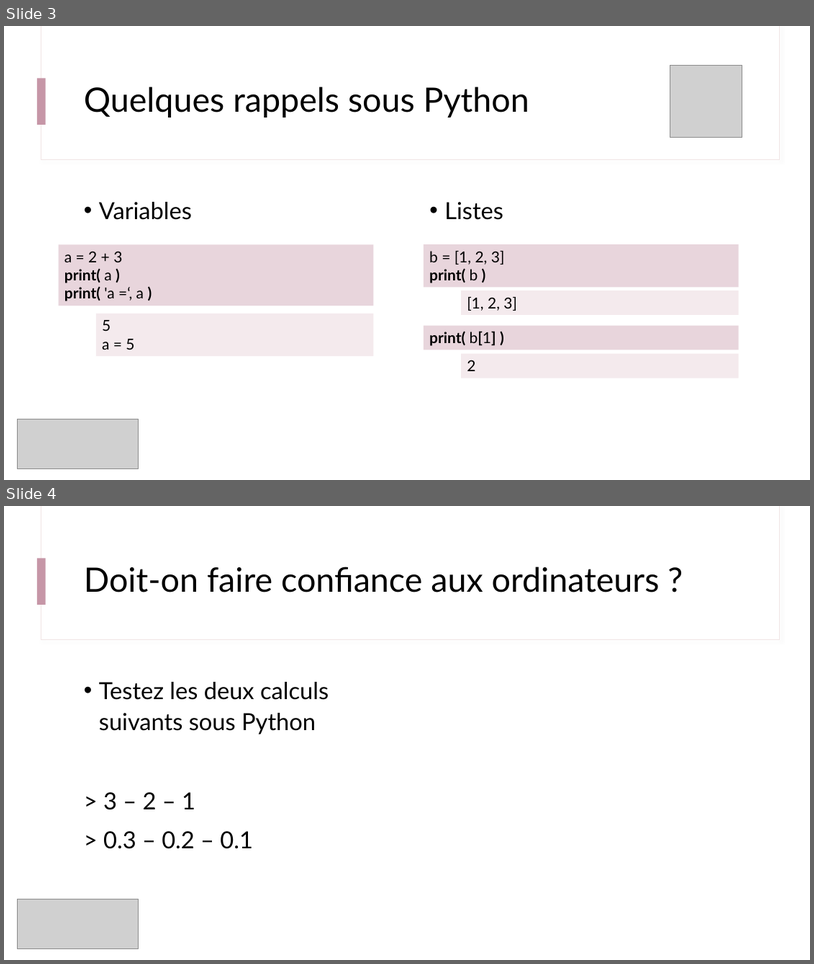
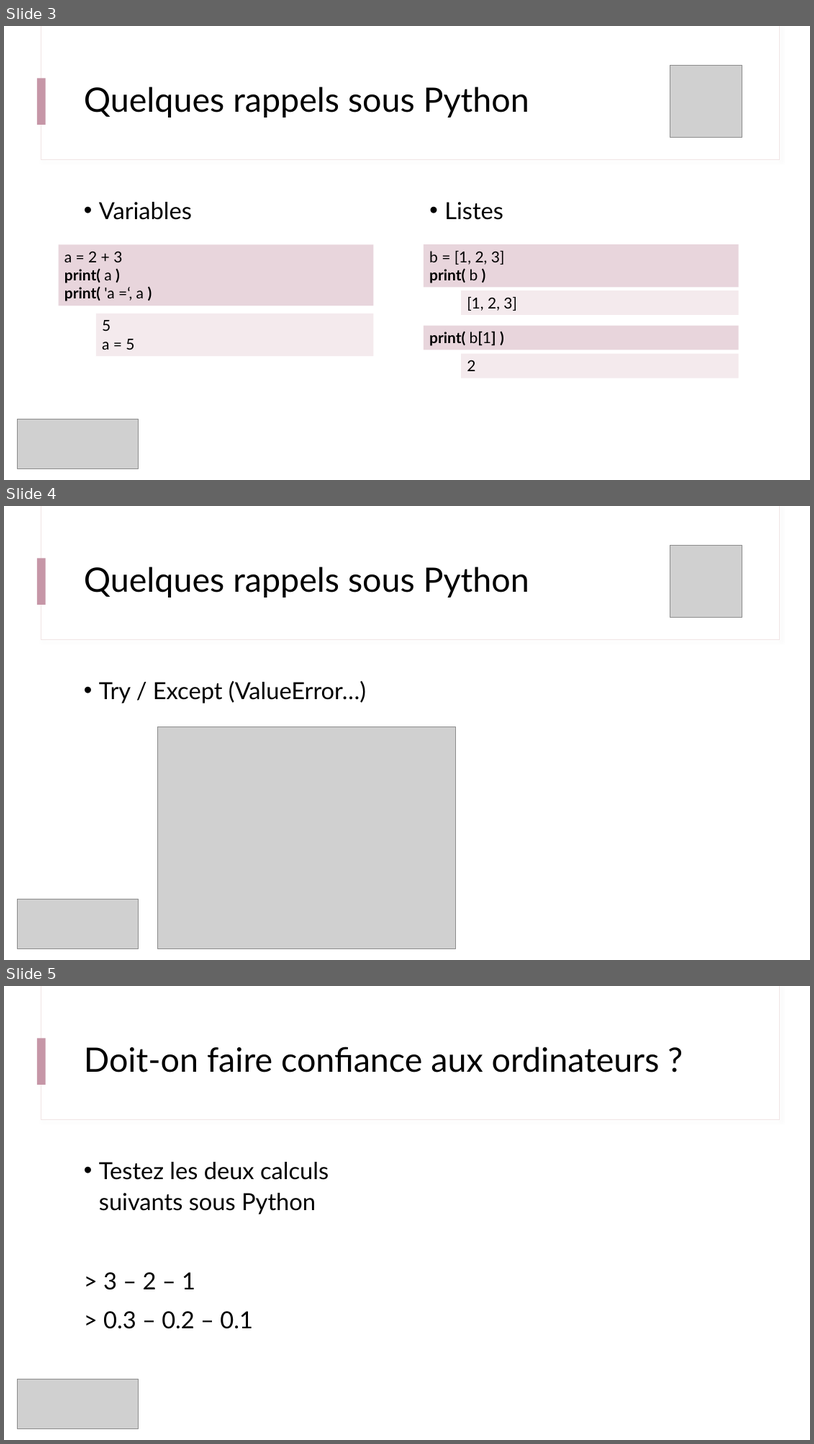
Before and after one commit to jvillemejane/SupOpToolboxes, a slide deck: engineer_courses/s5_outils_numeriques/b0_demistifier_python/B0_1_Demystifier_Python.pptx. Shown one above the other, each under a label of ours: slides 3 and 4 before the commit, slides 3, 4 and 5 after it. The pictures are 814x964 and 814x1444 pixels, drawn with LibreOffice and Linux fonts; fonts in the diff are those of the drawing; grey boxes stand for pictures. Boxes give left, top, right and bottom in pixels: in the first picture for what was removed or moved away, otherwise in the second. Text is boxed around its words. In the diff, an @@ line names an element or a change of style, - is before the commit and + after.

```diff
--- a/engineer_courses/s5_outils_numeriques/b0_demistifier_python/B0_1_Demystifier_Python.pptx
+++ b/engineer_courses/s5_outils_numeriques/b0_demistifier_python/B0_1_Demystifier_Python.pptx
@@ slide 4 added at [4,506,810,960], background #FFFFFF; not listed: 3 template elements that a slide beside it also shows @@
@@ picture added at [671,546,742,618] @@
@@ title added at [84,566,530,597], 40 pt, text #000000 @@
+Quelques rappels sous Python
@@ text added at [99,681,366,703], 28 pt, text #000000 @@
+• Try / Except (ValueError…)
@@ picture added at [157,727,456,948] @@
@@ picture added at [17,898,139,948] @@
@@ what was slide 4 is now slide 5 @@
```
